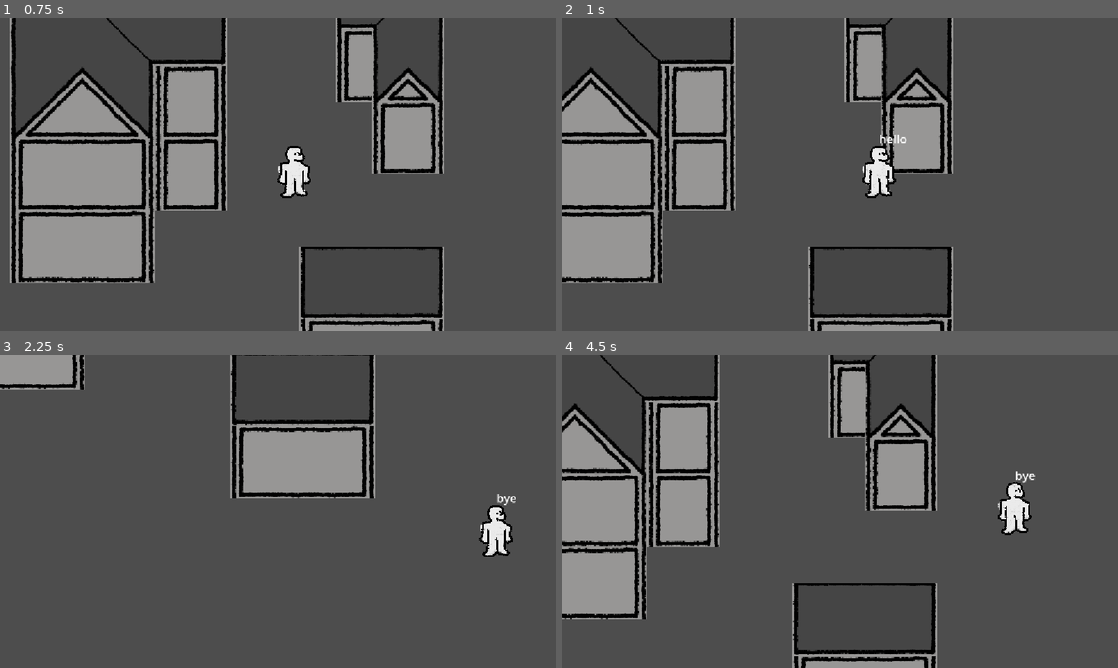
Above: before the commit, frames 1-4 (two rows, left to right).
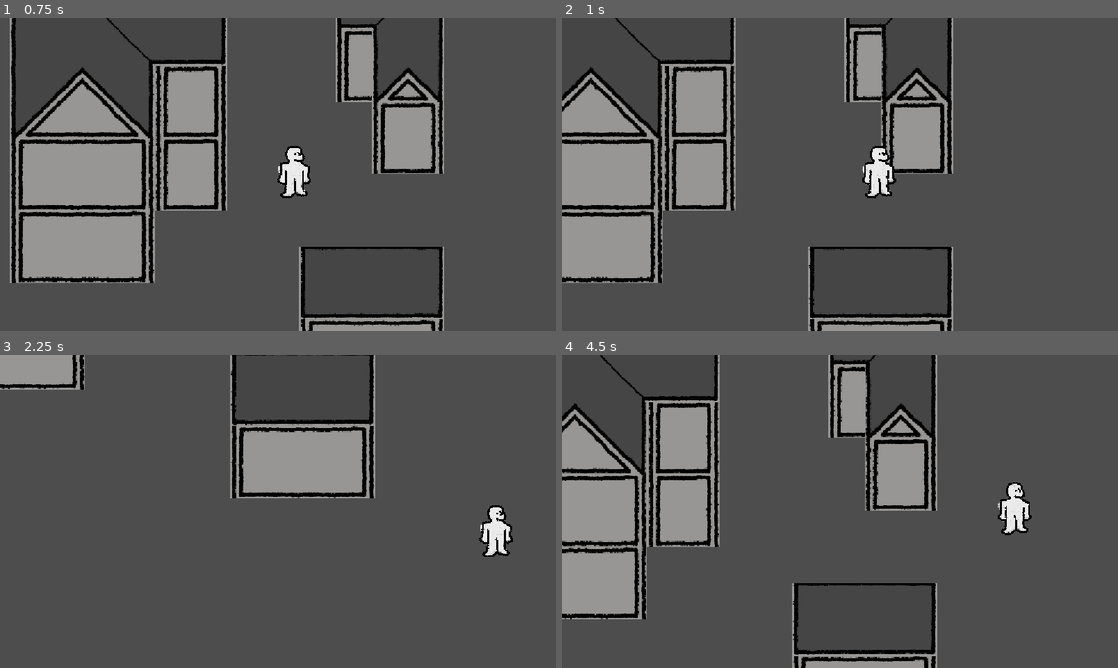
Above: after the commit, the same moments.

Repository: bobthefroog/ogpcpjlk
Game: Godot game, scene res://main.tscn
The game is run twice, just before and just after one commit, with the same random seed, the same clock (stepped at 60 frames per second) and the same inputs.
Inputs (mouse positions are in pixels of both pictures, inside the frame that each line leads up to):
- Up to frame 1 (0.75 s): tap Enter at 0.5 s; move the mouse to (400, 158) at 0.52 s; hold D (right) from 0.53 s (still down); click (400, 158) at 0.6 s
- Up to frame 2 (1 s): keep holding D (right)
- Up to frame 3 (2.25 s): move the mouse to (166, 527) at 1.27 s; release D (right) at 1.28 s; hold S (down) 1.28-2.03 s; click (166, 527) at 1.35 s; move the mouse to (333, 442) at 2.02 s; hold D (right) from 2.03 s (still down); click (333, 442) at 2.1 s
- Up to frame 4 (4.5 s): move the mouse to (812, 574) at 2.77 s; release D (right) at 2.78 s; hold W (up) 2.78-3.53 s; click (812, 574) at 2.85 s; move the mouse to (1006, 558) at 3.52 s; hold A (left) from 3.53 s (still down); click (1006, 558) at 3.6 s; move the mouse to (673, 464) at 4.27 s; click (673, 464) at 4.35 s

Frame 1 is identical in both runs. In frame 2, less than 0.1% of the frame differs, in the area x 57-62%, y 37-41%; in frame 3, less than 0.1%; in frame 4, less than 0.1%.

Commit message:
Update ptalk.gd

Diff:
--- a/ptalk.gd
+++ b/ptalk.gd
@@ -1,8 +1,8 @@
 extends Node2D
 
-var inconv = 0
+var iconv = 0
 var speak = 0
-var conv1 = ["hello", "hi", "bye"]
+var conv1 = ["hello", "wassup", "dxgfhnz"]
 
 
 # Called when the node enters the scene tree for the first time.
@@ -12,15 +12,21 @@
 
 # Called every frame. 'delta' is the elapsed time since the previous frame.
 func _process(delta: float) -> void:
-	if inconv == 1:
+	if iconv == 1:
 		$Label.text = conv1[speak]
-		if Input.is_action_just_pressed("TalkNext") :
+		if Input.is_action_just_pressed("TalkNext"):
 			if speak < (len(conv1)-1):
 				speak += 1
 			else:
 				$Label.text = ""
 				speak = 0
+				iconv = 0
+	else:
+		$Label.text = ""
+		speak = 0
 
+func _on_conv_1_body_entered(body: Node2D) -> void:
+	iconv = 1
 
-func _on_area_2d_body_entered(body: Node2D) -> void:
-	inconv = 1
+func _on_conv_1_body_exited(body: Node2D) -> void:
+	iconv = 0
